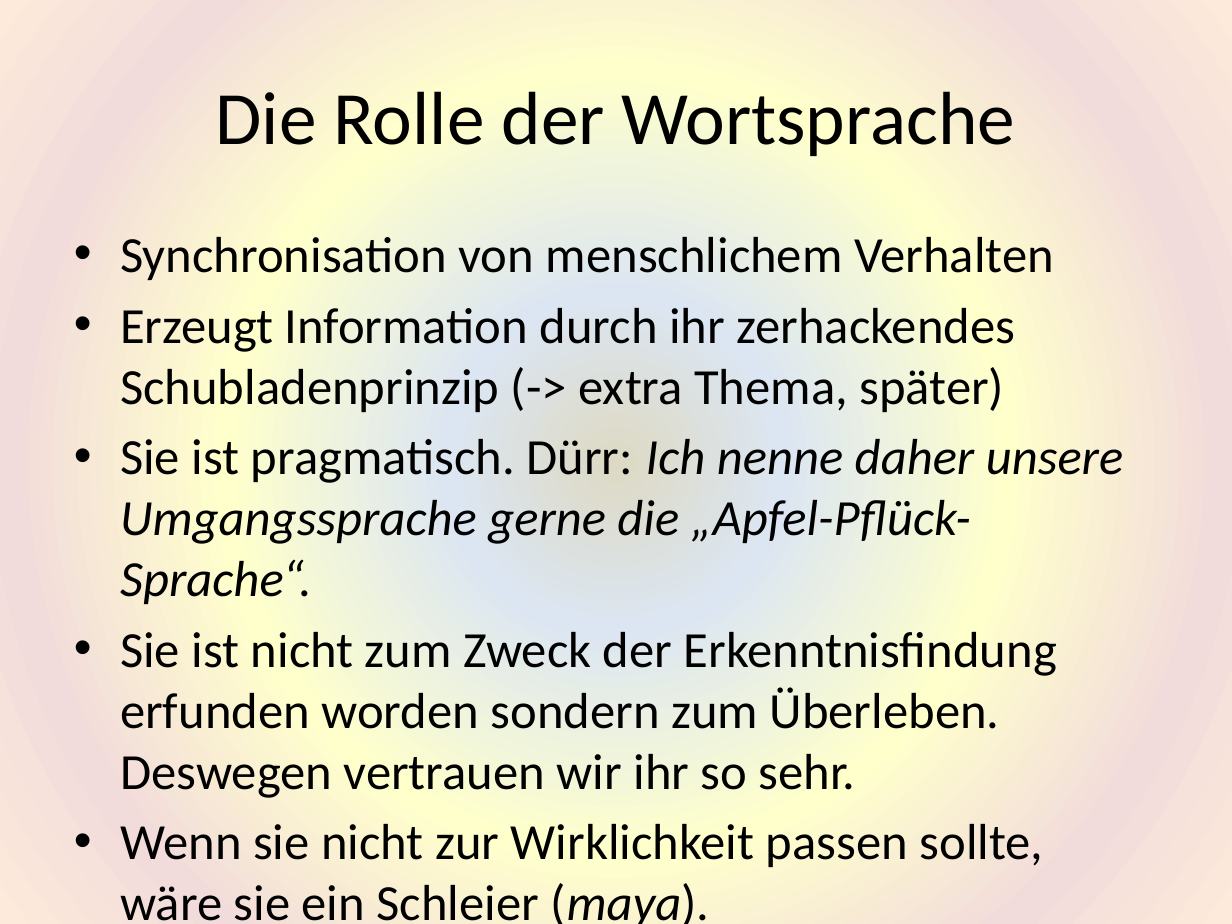
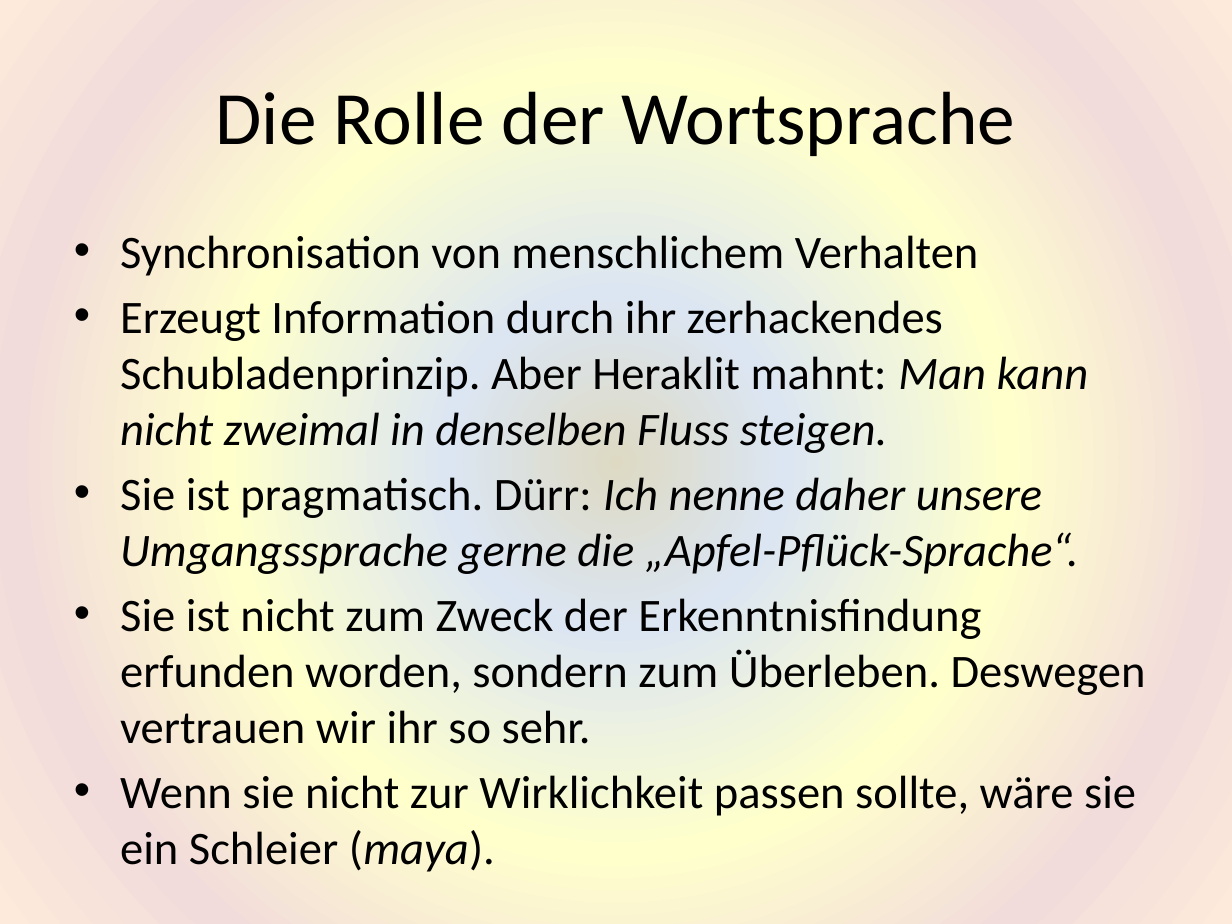
Before and after one commit to HaraldRieder/Physikalismus, a slide deck: slide 4 of Philosophie.pptx. Drawn at 1232x924 pixels with LibreOffice and Linux fonts; fonts in the diff are those of the drawing. Boxes give left, top, right and bottom in pixels: in the first picture for what was removed or moved away, otherwise in the second. Text is boxed around its words. In the diff, an @@ line names an element or a change of style, - is before the commit and + after.

```diff
--- a/Philosophie.pptx
+++ b/Philosophie.pptx
@@ text at [120,235,1136,816]: size 29.6 to 27.2 pt in "Synchronisation von menschlichem Verhalten", "Sie ist pragmatisch. Dürr: Ich nenne daher ...", "Wenn sie nicht zur Wirklichkeit passen sollte, ..." @@
@@ text at [120,300,1088,453]: text changed; size 29.6 to 27.2 pt @@
-• Erzeugt Information durch ihr zerhackendes Schubladenprinzip (-> extra Thema, später)
+• Erzeugt Information durch ihr zerhackendes Schubladenprinzip. Aber Heraklit mahnt: Man kann nicht zweimal in denselben Fluss steigen.
@@ text at [120,598,1146,744]: text changed; size 29.6 to 27.2 pt @@
-• Sie ist nicht zum Zweck der Erkenntnisfindung erfunden worden sondern zum Überleben. Deswegen vertrauen wir ihr so sehr.
+• Sie ist nicht zum Zweck der Erkenntnisfindung erfunden worden, sondern zum Überleben. Deswegen vertrauen wir ihr so sehr.
```
Also in this commit, not shown: 4 other slides changed, 10 slides added, 2 slides removed.
